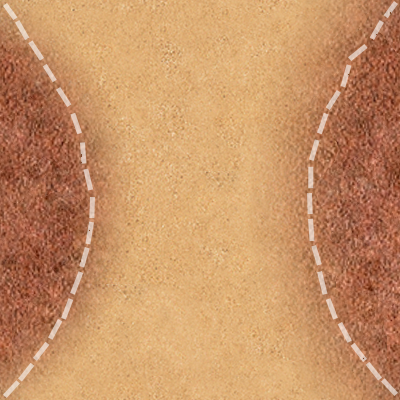
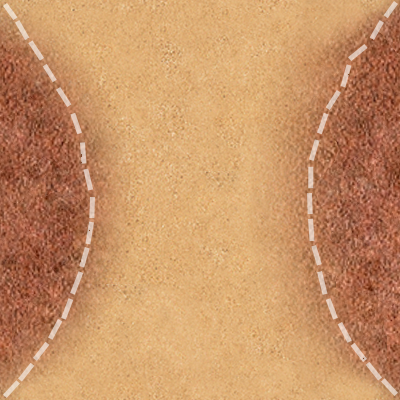
Revision of a layered 400x400 image; what changed, layer by layer:
painted on "Слой 2" over [0, 0, 400, 400]
